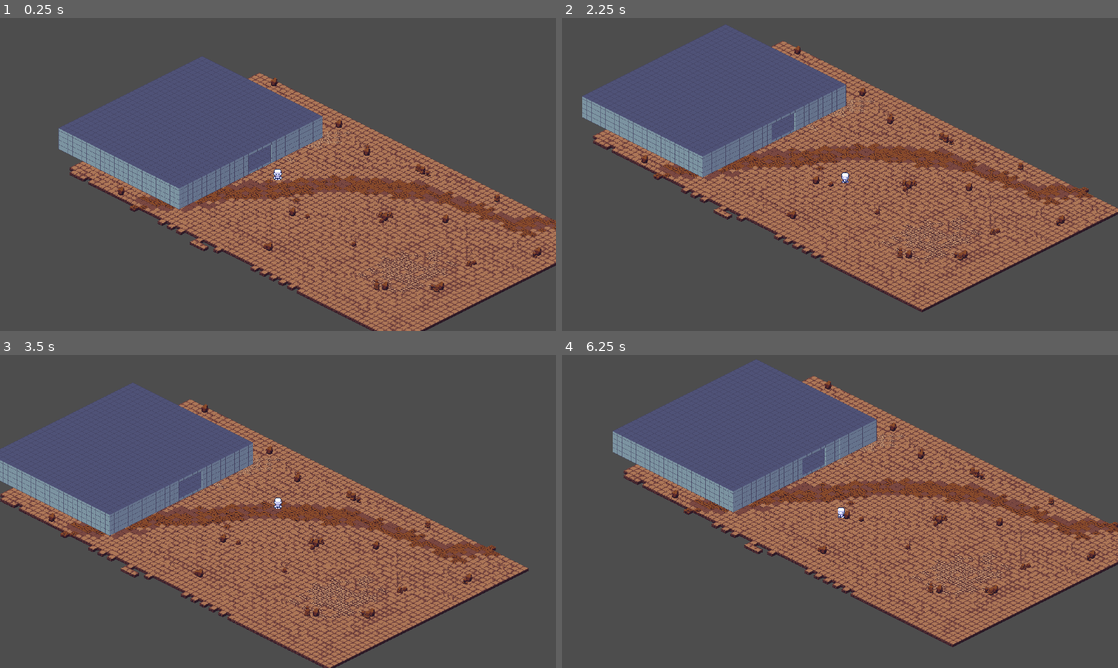
Above: before the commit, frames 1-4 (two rows, left to right).
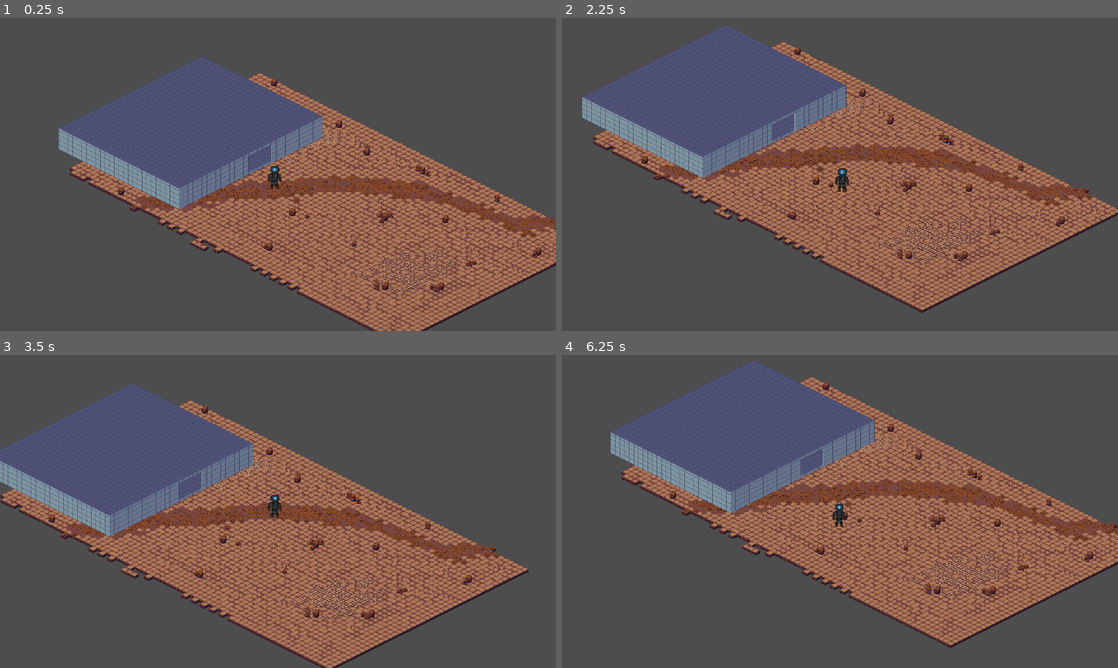
Above: after the commit, the same moments.

Repository: bancell04/Illiminate
Game: Godot game, scene res://assets/scenes/game.tscn
Two runs of this game, one before a commit and one after it. Both use one fixed random seed, a clock stepped at 60 frames per second and the inputs below.
Inputs:
- Up to frame 1 (0.25 s): no input
- Up to frame 2 (2.25 s): tap Enter at 0.5 s; hold Right (ui_right) 0.53-1.28 s; hold Down (ui_down) 1.28-2.03 s; hold Right (ui_right) from 2.03 s (still down)
- Up to frame 3 (3.5 s): release Right (ui_right) at 2.78 s; hold Up (ui_up) from 2.78 s (still down)
- Up to frame 4 (6.25 s): release Up (ui_up) at 3.53 s; hold Left (ui_left) 3.53-5.03 s; hold Down (ui_down) 5.03-5.78 s; hold Right (ui_right) from 5.78 s (still down)

The runs differ from the first frame. In frame 1, 0.1% of the frame differs, in the area x 48-51%, y 47-55%; in frame 2, 13%; in frame 3, 15%; in frame 4, 16%, in the area x 8-100%, y 1-94%.

Commit message:
spaceman start

Diff:
--- a/assets/scenes/player.tscn
+++ b/assets/scenes/player.tscn
@@ -1,7 +1,8 @@
-[gd_scene load_steps=36 format=3 uid="uid://dyhrhdg04wky6"]
+[gd_scene load_steps=42 format=3 uid="uid://dyhrhdg04wky6"]
 
 [ext_resource type="Texture2D" uid="uid://bdxhd8467wdcx" path="res://assets/sprites/characters_spritesheet.png" id="1_rwm0n"]
 [ext_resource type="Script" uid="uid://w5hhl6g6comc" path="res://assets/scripts/player.gd" id="1_s027a"]
+[ext_resource type="Texture2D" uid="uid://csqfyxpa8wp5c" path="res://assets/sprites/spaceman.png" id="3_14505"]
 
 [sub_resource type="AtlasTexture" id="AtlasTexture_s027a"]
 atlas = ExtResource("1_rwm0n")
@@ -276,21 +277,64 @@
 
 [sub_resource type="CapsuleShape2D" id="CapsuleShape2D_s027a"]
 height = 20.0
+
+[sub_resource type="AtlasTexture" id="AtlasTexture_uqo28"]
+atlas = ExtResource("3_14505")
+region = Rect2(0, 0, 32, 32)
+
+[sub_resource type="AtlasTexture" id="AtlasTexture_5eo68"]
+atlas = ExtResource("3_14505")
+region = Rect2(32, 0, 32, 32)
+
+[sub_resource type="AtlasTexture" id="AtlasTexture_fiote"]
+atlas = ExtResource("3_14505")
+region = Rect2(0, 32, 32, 32)
+
+[sub_resource type="AtlasTexture" id="AtlasTexture_5308x"]
+atlas = ExtResource("3_14505")
+region = Rect2(32, 32, 32, 32)
+
+[sub_resource type="SpriteFrames" id="SpriteFrames_1hryd"]
+animations = [{
+"frames": [{
+"duration": 1.0,
+"texture": SubResource("AtlasTexture_uqo28")
+}, {
+"duration": 1.0,
+"texture": SubResource("AtlasTexture_5eo68")
+}, {
+"duration": 1.0,
+"texture": SubResource("AtlasTexture_fiote")
+}, {
+"duration": 1.0,
+"texture": SubResource("AtlasTexture_5308x")
+}],
+"loop": true,
+"name": &"idle",
+"speed": 3.0
+}]
 
 [node name="Player" type="CharacterBody2D"]
 z_index = 5
 script = ExtResource("1_s027a")
 
 [node name="AnimatedSprite2D" type="AnimatedSprite2D" parent="."]
+visible = false
 z_index = 5
 position = Vector2(11, -14)
 scale = Vector2(2.25, 2.25)
 sprite_frames = SubResource("SpriteFrames_rwm0n")
-animation = &"walking_down_right"
+animation = &"idle"
 autoplay = "idle"
-frame_progress = 0.914959
+frame_progress = 0.377193
 
 [node name="CollisionShape2D" type="CollisionShape2D" parent="."]
 z_index = 5
-position = Vector2(11, 0)
 shape = SubResource("CapsuleShape2D_s027a")
+
+[node name="AnimatedSprite2D2" type="AnimatedSprite2D" parent="."]
+scale = Vector2(2.5, 2.5)
+sprite_frames = SubResource("SpriteFrames_1hryd")
+animation = &"idle"
+autoplay = "idle"
+frame_progress = 0.956769
--- a/assets/scripts/player.gd
+++ b/assets/scripts/player.gd
@@ -36,7 +36,4 @@
 
 	velocity = motion.normalized() * MOTION_SPEED
 
-	print(position.x)
-	print(position.y)
-
 	move_and_slide()
Binary file added: assets/sprites/spaceman.png
Not shown, added: assets/sprites/spaceman.png.import
Not shown, added: non-godot-stuff/spaceman.piskel
